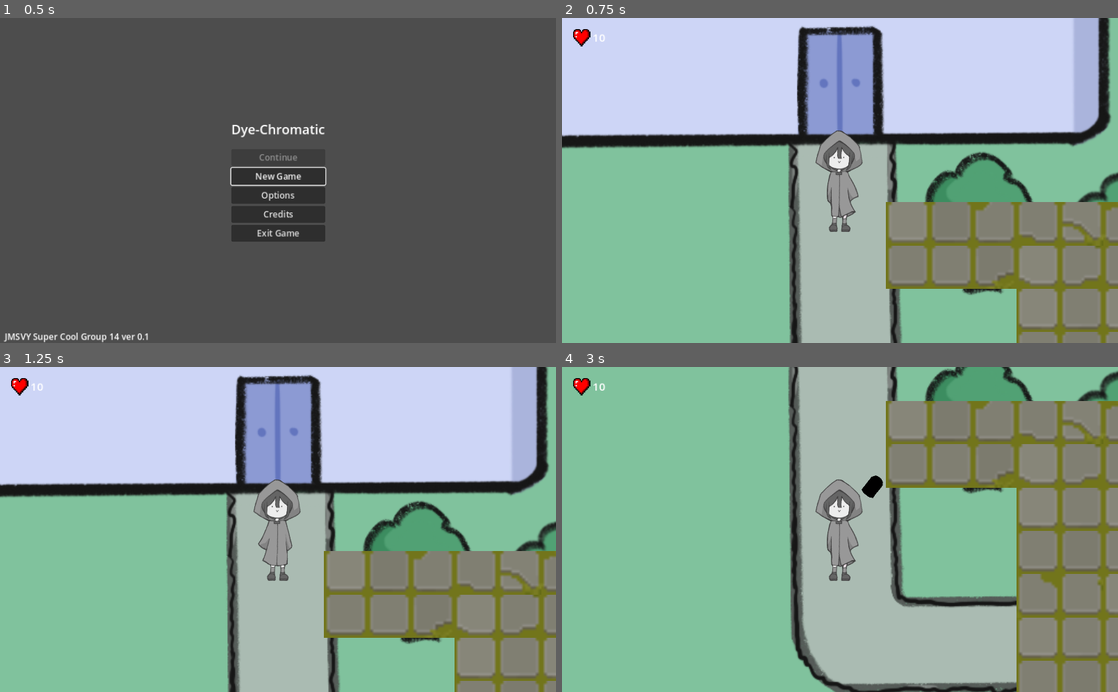
Above: before the commit, frames 1-4 (two rows, left to right).
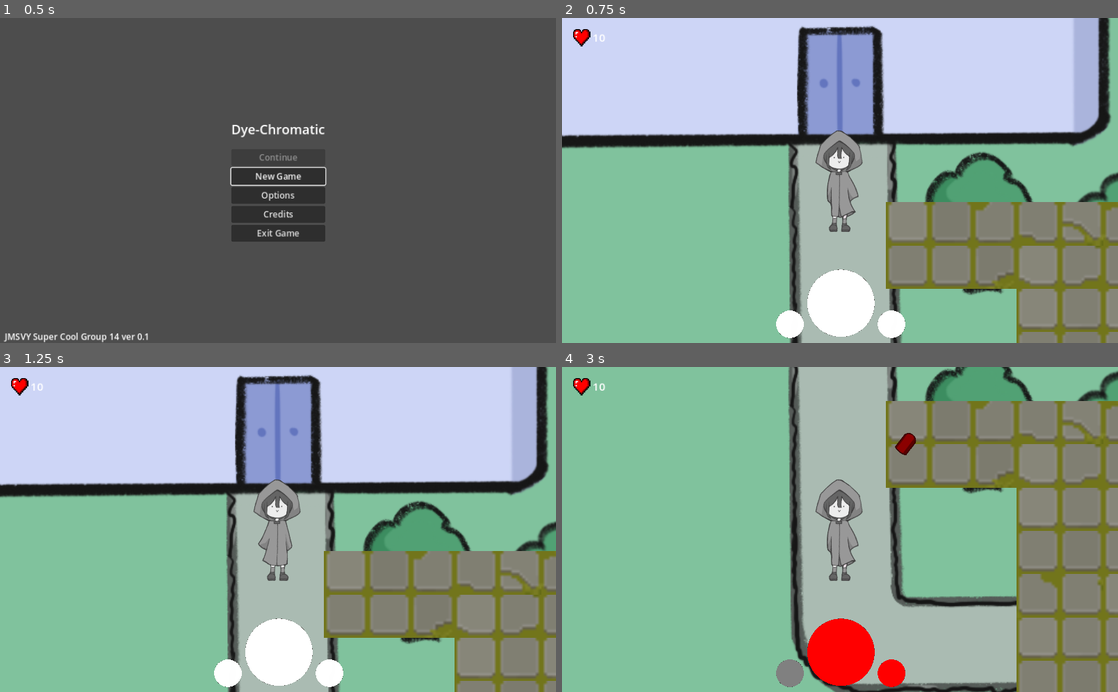
Above: after the commit, the same moments.

Repository: JMSVY-Super-Cool-Group-14/Dye-Chromatic
Game: Godot game, scene res://scenes/ui/main.tscn
Two runs of this game, one before a commit and one after it. Both use one fixed random seed, a clock stepped at 60 frames per second and the inputs below.
Inputs (mouse positions are in pixels of both pictures, inside the frame that each line leads up to):
- Up to frame 1 (0.5 s): no input
- Up to frame 2 (0.75 s): click "New Game" at 0.5 s
- Up to frame 3 (1.25 s): no input
- Up to frame 4 (3 s): move the mouse to (962, 513) at 1.27 s; hold Ctrl (right_colour) 1.28-2.03 s; hold J (special_attack) 1.28-2.03 s; move the mouse to (728, 545) at 2.02 s; hold S (move_down) 2.03-2.78 s; tap F (melee_attack) at 2.1 s; tap J (special_attack) at 2.3 s; move the mouse to (895, 458) at 2.77 s; hold Ctrl (right_colour) from 2.78 s (still down); hold Space (ranged_attack) from 2.78 s (still down)

Frame 1 is identical in both runs. In frame 2, 2.6% of the frame differs, in the area x 38-62%, y 77-99%; in frame 3, 2.6%; in frame 4, 3.0%, in the area x 38-64%, y 20-99%.

Commit message:
Updated Colour Control
Reworked the colour control system into toggle control. Added simple UI to show the selected colours. Updated controls accordingly. Fixes #22 . Also updated projectile speed to be faster to fix #29 . Also Fixed magenta special cooldown to fix #28

Diff:
--- a/src/project.godot
+++ b/src/project.godot
@@ -73,7 +73,7 @@
 ranged_attack={
 "deadzone": 0.5,
 "events": [Object(InputEventKey,"resource_local_to_scene":false,"resource_name":"","device":-1,"window_id":0,"alt_pressed":false,"shift_pressed":false,"ctrl_pressed":false,"meta_pressed":false,"pressed":false,"keycode":0,"physical_keycode":32,"key_label":0,"unicode":32,"echo":false,"script":null)
-, Object(InputEventJoypadButton,"resource_local_to_scene":false,"resource_name":"","device":-1,"button_index":10,"pressure":0.0,"pressed":true,"script":null)
+, Object(InputEventJoypadMotion,"resource_local_to_scene":false,"resource_name":"","device":-1,"axis":5,"axis_value":1.0,"script":null)
 ]
 }
 melee_attack={
@@ -85,13 +85,13 @@
 left_colour={
 "deadzone": 0.5,
 "events": [Object(InputEventKey,"resource_local_to_scene":false,"resource_name":"","device":-1,"window_id":0,"alt_press …(182 unchanged characters)…
-, Object(InputEventJoypadMotion,"resource_local_to_scene":false,"resource_name":"","device":-1,"axis":4,"axis_value":1.0,"script":null)
+, Object(InputEventJoypadButton,"resource_local_to_scene":false,"resource_name":"","device":-1,"button_index":9,"pressure":0.0,"pressed":true,"script":null)
 ]
 }
 right_colour={
 "deadzone": 0.5,
 "events": [Object(InputEventKey,"resource_local_to_scene":false,"resource_name":"","device":-1,"window_id":0,"alt_press …(182 unchanged characters)…
-, Object(InputEventJoypadMotion,"resource_local_to_scene":false,"resource_name":"","device":-1,"axis":5,"axis_value":1.0,"script":null)
+, Object(InputEventJoypadButton,"resource_local_to_scene":false,"resource_name":"","device":-1,"button_index":10,"pressure":0.0,"pressed":true,"script":null)
 ]
 }
 aim_down={
@@ -123,6 +123,6 @@
 special_attack={
 "deadzone": 0.5,
 "events": [Object(InputEventKey,"resource_local_to_scene":false,"resource_name":"","device":-1,"window_id":0,"alt_pressed":false,"shift_pressed":false,"ctrl_pressed":false,"meta_pressed":false,"pressed":false,"keycode":0,"physical_keycode":74,"key_label":0,"unicode":106,"echo":false,"script":null)
-, Object(InputEventJoypadButton,"resource_local_to_scene":false,"resource_name":"","device":-1,"button_index":3,"pressure":0.0,"pressed":true,"script":null)
+, Object(InputEventJoypadMotion,"resource_local_to_scene":false,"resource_name":"","device":-1,"axis":4,"axis_value":1.0,"script":null)
 ]
 }
--- a/src/scenes/game.tscn
+++ b/src/scenes/game.tscn
@@ -1,17 +1,18 @@
-[gd_scene load_steps=18 format=3 uid="uid://cdbtgk1s6v0xp"]
-
-[ext_resource type="Texture2D" uid="uid://dlg5c7ybm1kpe" path="res://assets/legacy/Pixel Art Top Down - Basic/Texture/TX Tileset Grass.png" id="1_ihwfy"]
+[gd_scene load_steps=19 format=3 uid="uid://cdbtgk1s6v0xp"]
+
+[ext_resource type="Texture2D" uid="uid://bpid23vf3dspu" path="res://assets/legacy/Pixel Art Top Down - Basic/Texture/TX Tileset Grass.png" id="1_ihwfy"]
 [ext_resource type="Script" path="res://scripts/StateMachine/GameFSM.gd" id="2_1y0vn"]
 [ext_resource type="PackedScene" uid="uid://cudnkh4q0wqm2" path="res://scenes/Slime.tscn" id="2_h5rq2"]
 [ext_resource type="PackedScene" uid="uid://b8sokesd0rypv" path="res://scenes/player.tscn" id="2_mpbna"]
 [ext_resource type="Script" path="res://scripts/StateMachine/States/gameState.gd" id="3_6d48n"]
 [ext_resource type="Script" path="res://scripts/StateMachine/States/pauseState.gd" id="3_h2nxd"]
 [ext_resource type="Script" path="res://scripts/StateMachine/States/overState.gd" id="4_v8r73"]
-[ext_resource type="Texture2D" uid="uid://clvegswixqx61" path="res://assets/levels/hub.png" id="4_yusat"]
-[ext_resource type="PackedScene" path="res://scenes/ui/pause.tscn" id="5_kufwq"]
-[ext_resource type="Texture2D" uid="uid://bx038iua10hgi" path="res://assets/legacy/heart32.png" id="6_iepwv"]
-[ext_resource type="Texture2D" uid="uid://q56epbhykccv" path="res://assets/legacy/Pixel Art Top Down - Basic/Texture/TX Tileset Stone Ground.png" id="11_qqcxc"]
-[ext_resource type="AudioStream" uid="uid://dwl27j2i1pnt0" path="res://assets/audio/Music/Project.wav" id="12_aedne"]
+[ext_resource type="Texture2D" uid="uid://fxja8r3o67iw" path="res://assets/levels/hub.png" id="4_yusat"]
+[ext_resource type="PackedScene" uid="uid://b4ingjm58w0lb" path="res://scenes/ui/pause.tscn" id="5_kufwq"]
+[ext_resource type="Texture2D" uid="uid://wiqos5odnqfm" path="res://assets/legacy/heart32.png" id="6_iepwv"]
+[ext_resource type="Texture2D" uid="uid://01uvc6cl7jb" path="res://assets/sprites/UI/colourSelectCircle.png" id="7_45d4h"]
+[ext_resource type="Texture2D" uid="uid://d2va084t32vil" path="res://assets/legacy/Pixel Art Top Down - Basic/Texture/TX Tileset Stone Ground.png" id="11_qqcxc"]
+[ext_resource type="AudioStream" uid="uid://0k711k5iu0hv" path="res://assets/audio/Music/Project.wav" id="12_aedne"]
 
 [sub_resource type="TileSetAtlasSource" id="TileSetAtlasSource_2dm3c"]
 texture = ExtResource("1_ihwfy")
@@ -598,6 +599,76 @@
 layout_mode = 2
 theme_override_font_sizes/font_size = 20
 
+[node name="ColourControl" type="TextureRect" parent="UI"]
+anchors_preset = 7
+anchor_left = 0.5
+anchor_top = 1.0
+anchor_right = 0.5
+anchor_bottom = 1.0
+offset_left = -130.0
+offset_top = -140.0
+offset_right = 130.0
+grow_horizontal = 2
+grow_vertical = 0
+size_flags_vertical = 8
+
+[node name="CombinedColour" type="TextureRect" parent="UI/ColourControl"]
+layout_mode = 1
+anchors_preset = 7
+anchor_left = 0.5
+anchor_top = 1.0
+anchor_right = 0.5
+anchor_bottom = 1.0
+offset_left = -127.0
+offset_top = -140.0
+offset_right = 133.0
+grow_horizontal = 2
+grow_vertical = 0
+size_flags_horizontal = 4
+size_flags_vertical = 10
+texture = ExtResource("7_45d4h")
+expand_mode = 5
+
+[node name="RightColour" type="TextureRect" parent="UI/ColourControl"]
+layout_mode = 1
+anchors_preset = 7
+anchor_left = 0.5
+anchor_top = 1.0
+anchor_right = 0.5
+anchor_bottom = 1.0
+offset_left = 20.0
+offset_top = -80.0
+offset_right = 172.558
+offset_bottom = 2.0
+grow_horizontal = 2
+grow_vertical = 0
+scale = Vector2(0.7, 0.7)
+pivot_offset = Vector2(75, 60)
+size_flags_horizontal = 4
+size_flags_vertical = 10
+texture = ExtResource("7_45d4h")
+expand_mode = 3
+
+[node name="LeftColour" type="TextureRect" parent="UI/ColourControl"]
+layout_mode = 1
+anchors_preset = 7
+anchor_left = 0.5
+anchor_top = 1.0
+anchor_right = 0.5
+anchor_bottom = 1.0
+offset_left = -168.0
+offset_top = -80.0
+offset_right = -15.4418
+offset_bottom = 2.0
+grow_horizontal = 2
+grow_vertical = 0
+scale = Vector2(0.7, 0.7)
+pivot_offset = Vector2(75, 60)
+size_flags_horizontal = 4
+size_flags_vertical = 10
+texture = ExtResource("7_45d4h")
+expand_mode = 3
+
 [node name="Background" type="TextureRect" parent="."]
 anchors_preset = 8
 anchor_left = 0.5
--- a/src/scripts/StateMachine/GameFSM.gd
+++ b/src/scripts/StateMachine/GameFSM.gd
@@ -18,6 +18,7 @@
 	$"../UI/PauseMenu".unpause.connect(func(): _change_state($InGame))
 	$InGame.pause.connect(func(): _change_state($Pause))
 	player.hp_change.connect(hp_changed)
+	player.colour_change.connect(colour_changed)
 
 func _change_state(new_state: State):
 	super(new_state)
@@ -48,3 +49,11 @@
 	if hp <= 0:
 		print("You Died!")
 		_change_state($GameOver)
+
+func colour_changed(left, right, current):
+	var combined = $"../UI/ColourControl/CombinedColour"
+	var leftColour = $"../UI/ColourControl/LeftColour"
+	var rightColour = $"../UI/ColourControl/RightColour"
+	combined.self_modulate = player.colourWheel[current]
+	leftColour.self_modulate = player.colourWheel[left]
+	rightColour.self_modulate = player.colourWheel[right]
--- a/src/scripts/attacks/Projectile.gd
+++ b/src/scripts/attacks/Projectile.gd
@@ -1,7 +1,7 @@
 extends Area2D
 
 var projectile_velocity = Vector2.ZERO
-var speed = 100
+var speed = 200
 var range = 100
 var start_pos = Vector2.ZERO
 var damage = 30
--- a/src/scripts/player.gd
+++ b/src/scripts/player.gd
@@ -1,18 +1,23 @@
 extends Area2D
 
 signal hp_change(hp)
+signal colour_change(leftColour, rightColour, currentColour)
 
 var DELAY = 0.25
-var maxHP = 100
-var hp = 10
-var hpRegen = 2
-var hpRegenDelay = 10
+@export var maxHP = 100
+@export var hp = 10
+@export var hpRegen = 2
+@export var hpRegenDelay = 10
 var timePassed = 0
 var attackDelta = 0
-var meleeRange = 22
+@export var magentaCooldown = 5
+var magentaDelta = 0 	# set to 5 so it is not on cooldown at start
+@export var meleeRange = 22
 var velocity = Vector2.ZERO
+var leftColourSelect = ["grey", "red", "green", "blue"]
+var rightColourSelect = ["grey", "red", "green", "blue"]
 var colourWheel = {
-	"grey" : Color(0, 0, 0),
+	"grey" : Color(0.5, 0.5, 0.5),
 	"red" : Color(1, 0, 0),
 	"green" : Color(0, 1, 0),
 	"blue" : Color(0, 0, 1),
@@ -20,12 +25,11 @@
 	"magenta" : Color(1, 0, 1),
 	"cyan" : Color(0, 1, 1)
 		}
-@onready var leftColour = "blue"
-@onready var rightColour = "red"
-@onready var colourCombined = "magenta"
+@onready var leftIndex = 0
+@onready var rightIndex = 0
+@onready var leftColour = "grey"
+@onready var rightColour = "grey"
 @onready var currentColour = "grey"
-@onready var leftActivated = false
-@onready var rightActivated = false
 @onready var rangedTarget = Vector2.ZERO
 @onready var facingDirection = Vector2(0, 1)
 @export var speed = 100
@@ -43,6 +47,7 @@
 	$AnimatedSprite2D.play()
 	attackDelta += delta
 	timePassed += delta
+	magentaDelta -= delta
 
 	if timePassed > hpRegenDelay and hp < maxHP:
 		print("Regenerate health! Health is: ")
@@ -51,17 +56,18 @@
 		timePassed = 0
 		hp_change.emit(hp)
 
+	# Colour Reset
+	if Input.is_action_just_pressed("left_colour"):
+		colour_reset()
+	elif Input.is_action_just_pressed("right_colour"):
+		colour_reset()
+
 	# Movement
 	if fsm.get_controller():
 		velocity = Input.get_vector("move_left", "move_right", "move_up", "move_down")
 		rangedTarget = Input.get_vector("aim_left", "aim_right", "aim_up", "aim_down")
 	else:
 		key_move()
-
-	#Colour Control
-	leftActivated = Input.is_action_pressed("left_colour")
-	rightActivated = Input.is_action_pressed("right_colour")
-	set_colour(leftActivated, rightActivated)
 
 	# Facing direction check
 	if velocity.length() <= 0:
@@ -89,13 +95,13 @@
 		velocity.y += 1
 
 func _input(event):
-
-	# Add colour select options here
-	# AKA to change which two colours
-	# you have equipped
-
-	# #####################
-
+	# Handle colour input
+	colour_input(event)
+
+	# Handle attack input
+	attack_input(event)
+
+func attack_input(event):
 	if attackDelta > DELAY:
 		if fsm.get_controller():
 			if event.is_action_pressed("ranged_attack") and rangedTarget!=Vector2.ZERO:
@@ -104,8 +110,9 @@
 			elif event.is_action("melee_attack"):
 				melee_attack(currentColour)
 				attackDelta = 0
-			elif event.is_action_pressed("special_attack"):
+			elif event.is_action_pressed("special_attack") and magentaDelta <= 0:
 				colour_special()
+				magentaDelta = magentaCooldown
 
 		else:
 			if event.is_action_pressed("ranged_attack"):
@@ -115,8 +122,10 @@
 			elif event.is_action_pressed("melee_attack"):
 				melee_attack(currentColour)
 				attackDelta = 0
-			elif event.is_action_pressed("special_attack"):
+			elif event.is_action_pressed("special_attack") and magentaDelta <= 0:
 				colour_special()
+				magentaDelta = magentaCooldown
+
 
 func fire_projectile(target_pos: Vector2, colour: String):
 	print("attempting ranged " + colour)
@@ -140,16 +149,70 @@
 	melee_strike.set_colour(colourWheel[colour])
 	melee_strike.global_position = global_position + facingDirection.normalized()*meleeRange
 
+func colour_reset():
+	if !Input.is_action_pressed("left_colour") and !Input.is_action_pressed("right_colour"):
+		return
+
+	await get_tree().create_timer(0.6).timeout
+
+	if !Input.is_action_pressed("left_colour") and !Input.is_action_pressed("right_colour"):
+		return
+	elif Input.is_action_pressed("left_colour") and Input.is_action_pressed("right_colour"):
+		leftIndex = 0
+		rightIndex = 0
+		set_colour("grey", "grey")
+	elif Input.is_action_pressed("left_colour"):
+		leftIndex = 0
+		set_colour("grey", rightColour)
+	elif Input.is_action_pressed("right_colour"):
+		rightIndex = 0
+		set_colour(leftColour, "grey")
+
+
+func colour_input(event):
+	# Toggle colours selected
+
+	if event.is_action_pressed("left_colour"):
+		# So we dont have same colour on both sides
+		leftIndex = (leftIndex+1) % 4
+		if leftIndex == rightIndex:
+			leftIndex = (leftIndex+1) % 4
+			set_colour(leftColourSelect[leftIndex], rightColourSelect[rightIndex])
+		else:
+			set_colour(leftColourSelect[leftIndex], rightColourSelect[rightIndex])
+	elif event.is_action_pressed("right_colour"):
+		# So we dont have same colour on both sides
+		rightIndex = (rightIndex+1) % 4
+		if rightIndex == leftIndex:
+			rightIndex = (rightIndex+1) % 4
+			set_colour(leftColourSelect[leftIndex], rightColourSelect[rightIndex])
+		else:
+			set_colour(leftColourSelect[leftIndex], rightColourSelect[rightIndex])
 
 func set_colour(left, right):
-	if left and right:
-		currentColour = colourCombined
-	elif left:
+	leftColour = left
+	rightColour = right
+	if leftColour!="grey" and rightColour!="grey":
+		match [leftColour, rightColour]:
+			["red", "green"]:
+				currentColour = "yellow"
+			["red", "blue"]:
+				currentColour = "magenta"
+			["green", "blue"]:
+				currentColour = "cyan"
+			["green", "red"]:
+				currentColour = "yellow"
+			["blue", "red"]:
+				currentColour = "magenta"
+			["blue", "green"]:
+				currentColour = "cyan"
+	elif left=="grey":
+		currentColour = rightColour
+	elif right == "grey":
 		currentColour = leftColour
-	elif right:
-		currentColour = rightColour
-	else:
-		currentColour = "grey"
+
+	colour_change.emit(leftColour, rightColour, currentColour)
+
 
 func colour_special():
 	match currentColour:
@@ -167,6 +230,7 @@
 			var magenta_special = special_magenta_scene.instantiate()
 			add_child(magenta_special)
 			magenta_special.teleport(facingDirection)
+			slow(0.5, 0.5)
 		"cyan":
 			print("cyanSpecial")
 
Binary file added: src/assets/sprites/UI/colourSelectCircle.png
Not shown, added: src/assets/sprites/UI/colourSelectCircle.png.import
Not shown: 1 places in src/scenes/Slime.tscn that only renumber resources
Not shown: 1 places in src/scenes/attacks/meleeAttack.tscn that only renumber resources
Not shown: 1 places in src/scenes/attacks/projectile.tscn that only renumber resources
